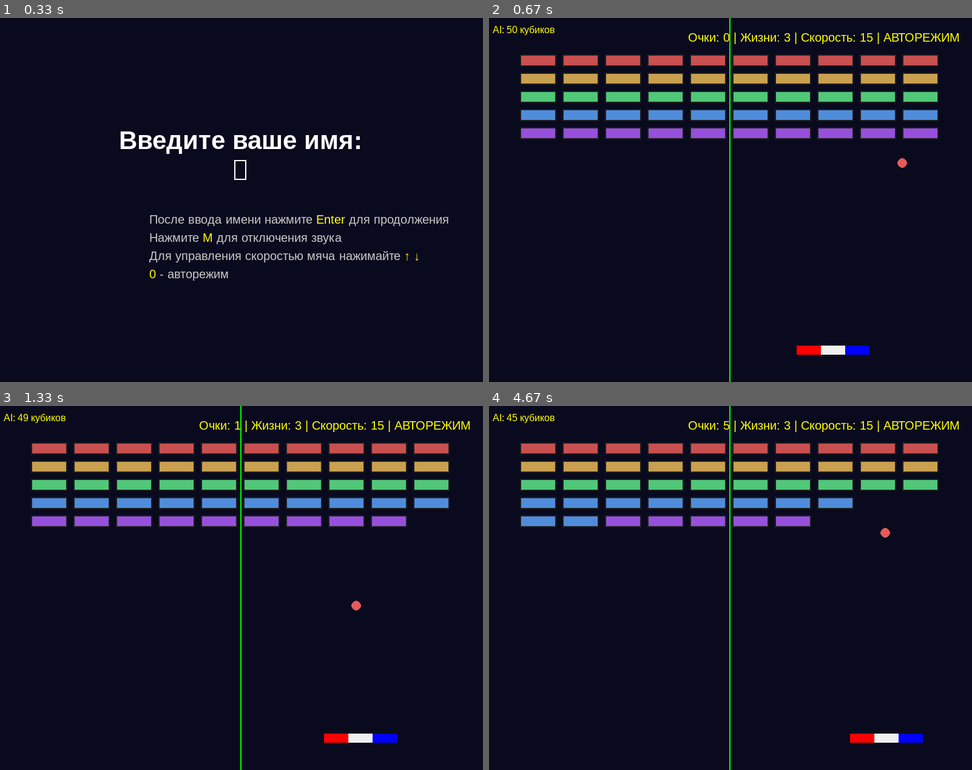
Above: before the commit, frames 1-4 (two rows, left to right).
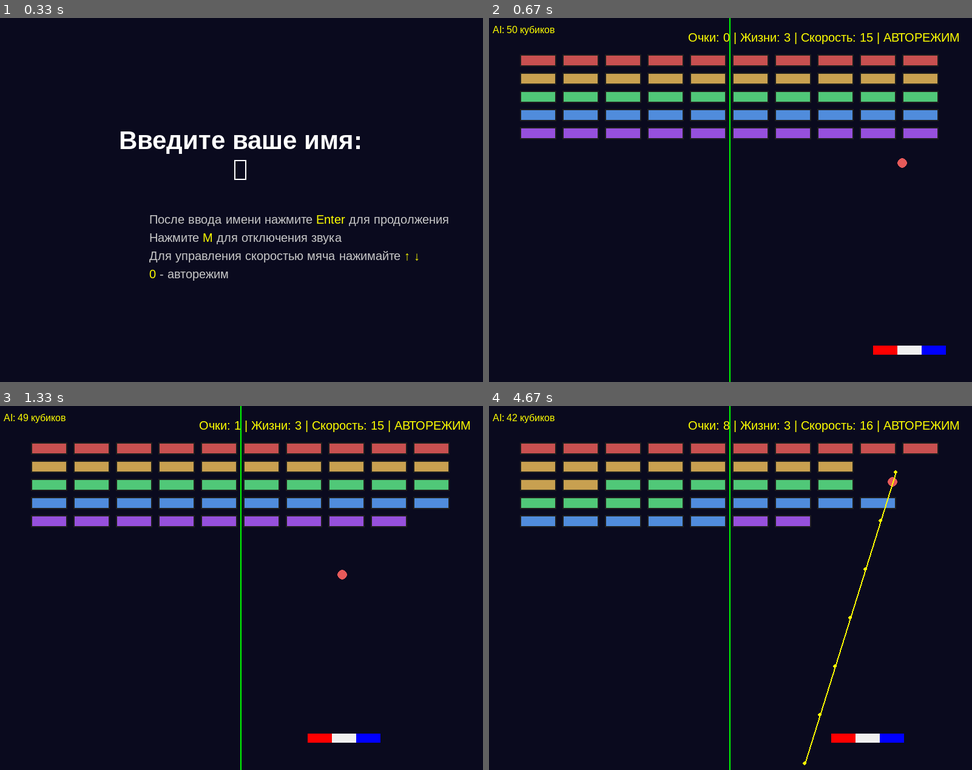
Above: after the commit, the same moments.

Repository: LeraTheUnicorn/PygameArkanoid
Game: pygame game, started from PyGameBall.py
Two runs of this game, one before a commit and one after it. Both use one fixed random seed, a clock stepped at 60 frames per second and the inputs below.
Inputs (mouse positions are in pixels of both pictures, inside the frame that each line leads up to):
- Up to frame 1 (0.33 s): no input
- Up to frame 2 (0.67 s): tap 0 at 0.33 s
- Up to frame 3 (1.33 s): hold Up 0.67-1.13 s; move the mouse to (106, 598) at 0.7 s; hold Down from 1.22 s (still down)
- Up to frame 4 (4.67 s): release Down at 1.52 s; hold Up 1.55-1.92 s; hold Down 1.95-2.32 s; hold Up 2.35-2.65 s; hold Down 2.68-2.98 s; hold Up 3.02-3.38 s; hold Down 3.42-3.78 s; hold Up 3.82-4.12 s; hold Down 4.15-4.45 s; hold Up from 4.48 s (still down)

Frame 1 is identical in both runs. In frame 2, 0.8% of the frame differs, in the area x 63-95%, y 90-93%; in frame 3, 0.4%; in frame 4, 3.3%, in the area x 4-93%, y 2-99%.

Commit message:
fix: исправлена скорость в авторежиме

Diff:
--- a/PyGameBall.py
+++ b/PyGameBall.py
@@ -3,7 +3,8 @@
 VERSION = "1.8.0"
 
 import os
-os.environ['PYGAME_HIDE_SUPPORT_PROMPT'] = '1'  # Скрыть сообщение поддержки pygame
+
+os.environ["PYGAME_HIDE_SUPPORT_PROMPT"] = "1"  # Скрыть сообщение поддержки pygame
 
 import random
 import time
@@ -146,7 +147,9 @@
                     input_text = "robot"
                     auto_mode = True
                     input_active = False
-                    print(f"Авторежим активирован через клавишу 0")  # Отладочная информация
+                    print(
+                        f"Авторежим активирован через клавишу 0"
+                    )  # Отладочная информация
 
         # Отрисовка экрана
         screen.fill((10, 10, 30))
@@ -392,7 +395,13 @@
                     # Открытие окна настроек
                     paused = True
                     music_enabled = show_settings_window(
-                        screen, font, big_font, settings_manager, ball, music_enabled, auto_mode
+                        screen,
+                        font,
+                        big_font,
+                        settings_manager,
+                        ball,
+                        music_enabled,
+                        auto_mode,
                     )
                     paused = False
 
@@ -497,7 +506,12 @@
         self.vel_x = random.choice([-self.current_speed, self.current_speed])
         self.vel_y = -self.current_speed
 
-    def set_speed(self, speed: int, settings_manager: SettingsManager = None, auto_mode: bool = False) -> None:
+    def set_speed(
+        self,
+        speed: int,
+        settings_manager: SettingsManager = None,
+        auto_mode: bool = False,
+    ) -> None:
         """Устанавливает скорость мяча и обновляет настройки"""
         max_speed = 30 if auto_mode else 10
         if 1 <= speed <= max_speed:
@@ -513,16 +527,20 @@
             if settings_manager:
                 settings_manager.set_ball_speed(speed, auto_mode)
 
-    def increase_speed(self, settings_manager: SettingsManager = None, auto_mode: bool = False) -> None:
+    def increase_speed(
+        self, settings_manager: SettingsManager = None, auto_mode: bool = False
+    ) -> None:
         """Увеличивает скорость на 1 (максимум зависит от режима)"""
         max_speed = 30 if auto_mode else 10
         if self.current_speed < max_speed:
-            self.set_speed(self.current_speed + 1, settings_manager)
-
-    def decrease_speed(self, settings_manager: SettingsManager = None, auto_mode: bool = False) -> None:
+            self.set_speed(self.current_speed + 1, settings_manager, auto_mode)
+
+    def decrease_speed(
+        self, settings_manager: SettingsManager = None, auto_mode: bool = False
+    ) -> None:
         """Уменьшает скорость на 1 (минимум 1)"""
         if self.current_speed > 1:
-            self.set_speed(self.current_speed - 1, settings_manager)
+            self.set_speed(self.current_speed - 1, settings_manager, auto_mode)
 
     def get_speed(self) -> int:
         """Возвращает текущую скорость мяча"""
@@ -660,7 +678,9 @@
                 if event.button == 1:  # Левая кнопка мыши
                     mouse_x, mouse_y = event.pos
                     # Проверить, нажали ли на бегунок
-                    knob_x = slider_x + (current_speed - 1) * (slider_width / (max_speed - 1))
+                    knob_x = slider_x + (current_speed - 1) * (
+                        slider_width / (max_speed - 1)
+                    )
                     knob_y = slider_y + slider_height // 2
                     if (mouse_x - knob_x) ** 2 + (
                         mouse_y - knob_y
@@ -679,7 +699,9 @@
                     elif relative_x > slider_width:
                         new_speed = max_speed
                     else:
-                        new_speed = int(1 + (relative_x / slider_width) * (max_speed - 1))
+                        new_speed = int(
+                            1 + (relative_x / slider_width) * (max_speed - 1)
+                        )
                     if new_speed != current_speed:
                         current_speed = new_speed
                         ball.set_speed(current_speed, settings_manager, auto_mode)
@@ -802,7 +824,9 @@
         player_name, music_enabled, exit_game, auto_mode = get_player_name(
             screen, font, big_font, highscore_manager
         )
-        print(f"Возврат к вводу имени. Авторежим: {auto_mode}, Выход: {exit_game}, Имя: {player_name}")  # Отладочная информация
+        print(
+            f"Возврат к вводу имени. Авторежим: {auto_mode}, Выход: {exit_game}, Имя: {player_name}"
+        )  # Отладочная информация
         if exit_game:
             pygame.quit()
             return
@@ -816,11 +840,15 @@
 
         # В авторежиме сразу устанавливаем нужную скорость и запускаем игру
         if auto_mode:
-            ball.set_speed(15, settings_manager, auto_mode=True)  # Стартовая скорость 15 для авторежима
+            ball.set_speed(
+                15, settings_manager, auto_mode=True
+            )  # Стартовая скорость 15 для авторежима
             game_started = True  # Игра начинается сразу
             ball.vel_x = ball.get_speed()  # Направление вправо
             ball.vel_y = -ball.get_speed()
-            print(f"Авторежим: Игра запущена автоматически. AI активен: {ai_player.is_active}")
+            print(
+                f"Авторежим: Игра запущена автоматически. AI активен: {ai_player.is_active}"
+            )
         else:
             ai_player.deactivate()  # Деактивируем в ручном режиме
 
@@ -899,18 +927,27 @@
             if not game_over:
                 # Обновляем состояние игры для AI системы
                 if auto_mode:
-                    ai_player.update_game_state(ball, paddle, bricks, score, int(game_start_time))
+                    ai_player.update_game_state(
+                        ball, paddle, bricks, score, int(game_start_time)
+                    )
 
                 # Движение платформы
                 if auto_mode:
+                    # В авторежиме скорость платформы пропорциональна скорости мяча
+                    auto_paddle_speed = PADDLE_SPEED * (ball.get_speed() / BALL_SPEED_DEFAULT)
                     # Используем AI систему для автоматического управления
-                    movement = ai_player.move_paddle_towards(paddle.rect.centerx, PADDLE_SPEED)
-                    paddle.move(movement)
+                    movement = ai_player.move_paddle_towards(
+                        paddle.rect.centerx, int(auto_paddle_speed)
+                    )
+                    paddle.rect.x += movement * int(auto_paddle_speed)
+                    paddle.rect.x = max(0, min(paddle.rect.x, SCREEN_WIDTH - paddle.rect.width))
 
                     # Отладочная информация (выводим периодически)
                     if pygame.time.get_ticks() % 1000 < 16:  # Каждые ~1 секунду
                         optimal_x = ai_player.get_optimal_paddle_position()
-                        print(f"AI Debug: Платформа X={paddle.rect.centerx}, Оптимальная X={optimal_x}, Движение={movement}, AI активен={ai_player.is_active}")
+                        print(
+                            f"AI Debug: Платформа X={paddle.rect.centerx}, Оптимальная X={optimal_x}, Движение={movement}, AI активен={ai_player.is_active}"
+                        )
                 else:
                     # Ручное управление платформой
                     if keys[pygame.K_LEFT]:
@@ -940,7 +977,9 @@
 
                         # Ограничиваем горизонтальную скорость
                         max_horizontal = ball.get_speed() - 1
-                        ball.vel_x = max(-max_horizontal, min(max_horizontal, ball.vel_x))
+                        ball.vel_x = max(
+                            -max_horizontal, min(max_horizontal, ball.vel_x)
+                        )
 
                         # Play paddle bounce sound
                         if paddle_bounce_sound:
@@ -954,7 +993,7 @@
                                 "confidence": 0.8,
                                 "movement_distance": abs(offset * paddle.rect.width),
                                 "ball_speed": ball.get_speed(),
-                                "remaining_bricks": len(bricks)
+                                "remaining_bricks": len(bricks),
                             }
                             ai_player.learn_from_result(ai_result)
 
@@ -970,9 +1009,11 @@
                                 "action_type": "brick_hit",
                                 "success": True,
                                 "confidence": 1.0,
-                                "bricks_destroyed": [{"x": destroyed_brick.x, "y": destroyed_brick.y}],
+                                "bricks_destroyed": [
+                                    {"x": destroyed_brick.x, "y": destroyed_brick.y}
+                                ],
                                 "remaining_bricks": len(bricks),
-                                "ball_speed": ball.get_speed()
+                                "ball_speed": ball.get_speed(),
                             }
                             ai_player.learn_from_result(ai_result)
 
@@ -996,7 +1037,7 @@
                                     "success": False,  # Игра проиграна
                                     "final_score": score,
                                     "game_duration": game_time_seconds,
-                                    "bricks_remaining": len(bricks)
+                                    "bricks_remaining": len(bricks),
                                 }
                                 ai_player.learn_from_result(ai_result)
                                 ai_player.on_game_end(False, score)
@@ -1033,7 +1074,9 @@
                                 else:
                                     # В ручном режиме перезапускаем игру
                                     # Состояние уже сброшено в начале цикла, только пересоздаем AI
-                                    ai_player = AIPlayer(SCREEN_WIDTH, SCREEN_HEIGHT, debug_mode=False)
+                                    ai_player = AIPlayer(
+                                        SCREEN_WIDTH, SCREEN_HEIGHT, debug_mode=False
+                                    )
                                     ai_player.activate()
                         else:
                             ball.reset(paddle.rect)
@@ -1058,7 +1101,7 @@
                                 "success": True,  # Игра выиграна
                                 "final_score": score,
                                 "game_duration": game_time_seconds,
-                                "bricks_remaining": 0
+                                "bricks_remaining": 0,
                             }
                             ai_player.learn_from_result(ai_result)
                             ai_player.on_game_end(True, score)
@@ -1095,7 +1138,9 @@
                             else:
                                 # В ручном режиме перезапускаем игру
                                 # Состояние уже сброшено в начале цикла, только пересоздаем AI
-                                ai_player = AIPlayer(SCREEN_WIDTH, SCREEN_HEIGHT, debug_mode=False)
+                                ai_player = AIPlayer(
+                                    SCREEN_WIDTH, SCREEN_HEIGHT, debug_mode=False
+                                )
                                 ai_player.activate()
 
             screen.fill((10, 10, 30))
@@ -1104,21 +1149,27 @@
             left_rect = pygame.Rect(
                 paddle.rect.x, paddle.rect.y, paddle.rect.width // 3, paddle.rect.height
             )
-            pygame.draw.rect(screen, (255, 0, 0), left_rect)  # Красный для отскока влево
+            pygame.draw.rect(
+                screen, (255, 0, 0), left_rect
+            )  # Красный для отскока влево
             mid_rect = pygame.Rect(
                 paddle.rect.x + paddle.rect.width // 3,
                 paddle.rect.y,
                 paddle.rect.width // 3,
                 paddle.rect.height,
             )
-            pygame.draw.rect(screen, (240, 240, 240), mid_rect)  # Белый для прямого отскока
+            pygame.draw.rect(
+                screen, (240, 240, 240), mid_rect
+            )  # Белый для прямого отскока
             right_rect = pygame.Rect(
                 paddle.rect.x + 2 * paddle.rect.width // 3,
                 paddle.rect.y,
                 paddle.rect.width - 2 * paddle.rect.width // 3,
                 paddle.rect.height,
             )
-            pygame.draw.rect(screen, (0, 0, 255), right_rect)  # Синий для отскока вправо
+            pygame.draw.rect(
+                screen, (0, 0, 255), right_rect
+            )  # Синий для отскока вправо
             pygame.draw.ellipse(screen, (230, 90, 90), ball.rect)
 
             # Визуализация отладочной информации AI системы
@@ -1130,8 +1181,12 @@
             if not game_started:
                 if auto_mode:
                     # В авторежиме показываем другую подсказку
-                    auto_hint = big_font.render("АВТОРЕЖИМ АКТИВЕН", True, (255, 255, 0))
-                    auto_rect = auto_hint.get_rect(center=(SCREEN_WIDTH // 2, SCREEN_HEIGHT // 2))
+                    auto_hint = big_font.render(
+                        "АВТОРЕЖИМ АКТИВЕН", True, (255, 255, 0)
+                    )
+                    auto_rect = auto_hint.get_rect(
+                        center=(SCREEN_WIDTH // 2, SCREEN_HEIGHT // 2)
+                    )
                     screen.blit(auto_hint, auto_rect)
                 else:
                     draw_start_hint(screen, big_font)
